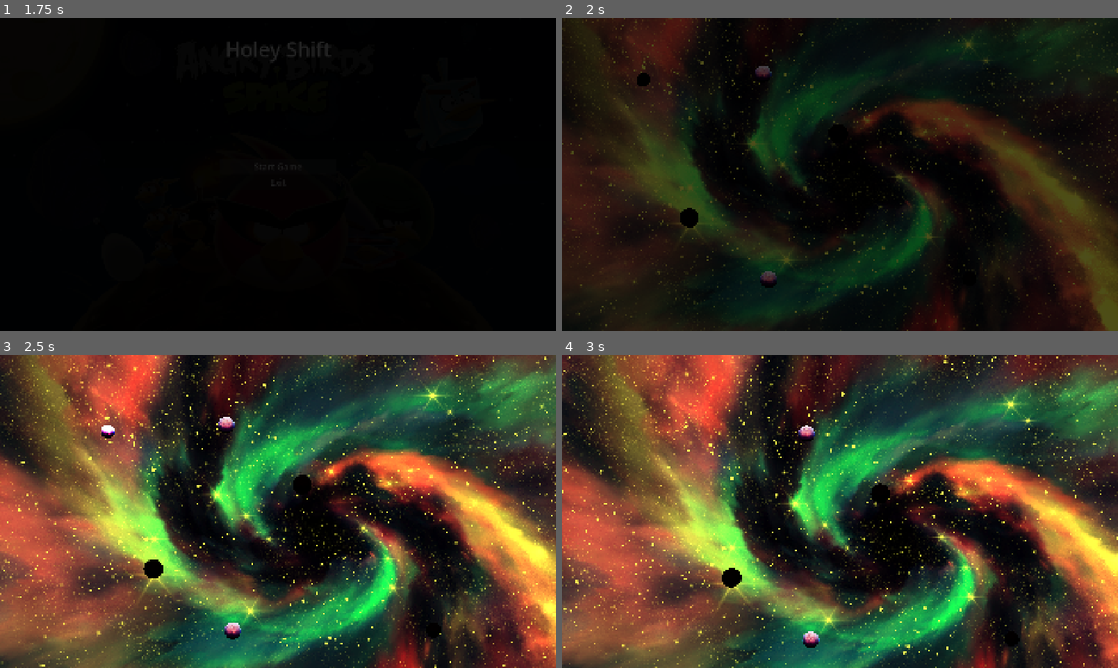
Above: before the commit, frames 1-4 (two rows, left to right).
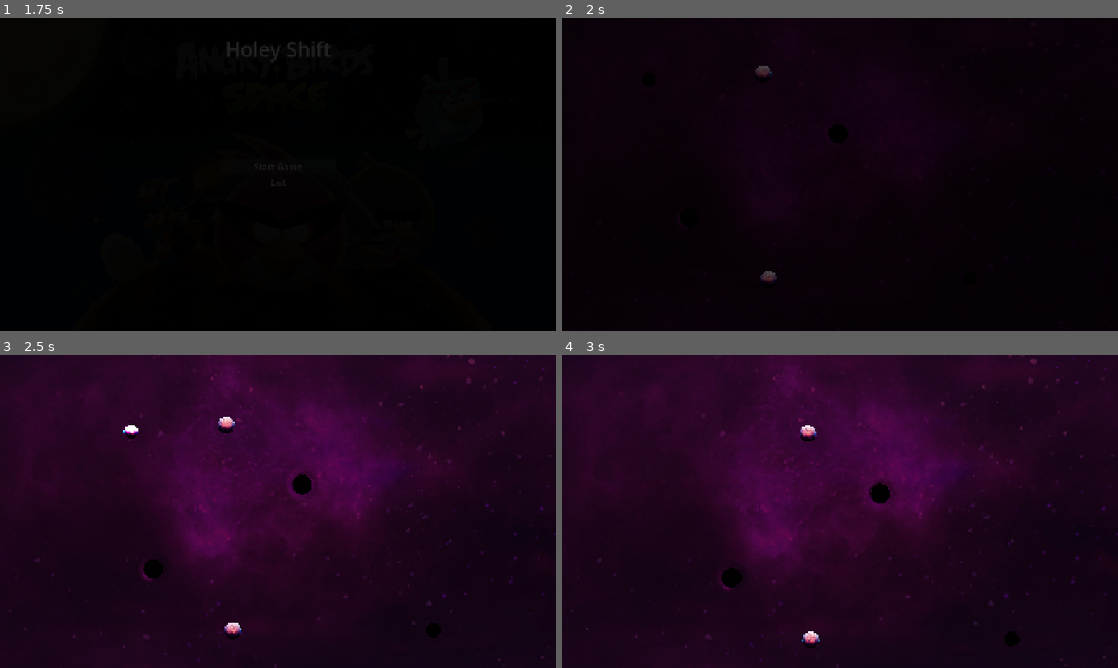
Above: after the commit, the same moments.

Repository: jandabrowski125/shift-hole
Game: Godot game, scene res://src/Main.tscn
The game is run twice, just before and just after one commit, with the same random seed, the same clock (stepped at 60 frames per second) and the same inputs.
Inputs:
- Up to frame 1 (1.75 s): hold Shift (shift) 0.53-1.25 s; click "Start Game" at 1.25 s
- Up to frame 2 (2 s): no input
- Up to frame 3 (2.5 s): tap Shift (shift) at 2.1 s
- Up to frame 4 (3 s): hold Shift (shift) from 2.78 s (still down)

Frame 1 is identical in both runs. In frame 2, 45% of the frame differs, in the area x 0-100%, y 0-100%; in frame 3, 91%; in frame 4, 90%.

Commit message:
Lensing effect and a couple of changes (#20)
* zrobie troche syfu ale wyczyszcze potem obiecuje

* feat: lensing on multiple objects

* refactor: cleanup

* refactor: uncomment

* backgrounds

Diff:
--- /dev/null
+++ b/assets/curves/player_lensing_curve.tres
@@ -0,0 +1,6 @@
+[gd_resource type="Curve" format=3 uid="uid://bmkudu8s3l5vd"]
+
+[resource]
+_limits = [-1.0, 1.0, 0.0, 1.0]
+_data = [Vector2(0, 0), 0.0, 0.0, 0, 0, Vector2(0.083333336, -0.65413547), 0.0, 0.0, 0, 0, Vector2(0.5, 0), 0.0, 0.0, 0, 0]
+point_count = 3
--- /dev/null
+++ b/src/gameplay/collidable/lensing.gdshader
@@ -0,0 +1,39 @@
+//shader_type canvas_item;
+//
+//uniform float proximity_factor : hint_range(0.0, 0.2) = 0.0;
+//uniform vec2 stretch_direction = vec2(0,0);
+//const vec2 center = vec2(0.5,0.5);
+//
+//void vertex()
+//{
+	//vec2 ver = VERTEX;
+	//float distance = dot(ver, stretch_direction);
+	//if (distance > 0.0) {
+		////corners are stretched more due to bigger distance to center, but maybe enough for now
+		//ver += stretch_direction * proximity_factor * distance;
+		//VERTEX = ver;
+	//}
+//}
+//
+//void fragment() {
+	//vec2 uv = UV;
+	//float distance = dot(uv - center, stretch_direction);
+	//if (distance > 0.0) {
+		//uv += (stretch_direction * -1.0) * distance * proximity_factor;
+	//}
+	//COLOR = texture(TEXTURE, uv) * COLOR;
+//}
+
+shader_type canvas_item;
+
+uniform sampler2D SCREEN_TEXTURE : hint_screen_texture, filter_nearest;
+uniform sampler2D curve;
+uniform float strength : hint_range(-1, 1) = 0.5;
+
+void fragment() {
+	vec2 vecToCenter = vec2(0.5) - UV;
+	float distToCenter = length(vecToCenter);
+	float curveVal = texture(curve, vec2(distToCenter)).r;
+	vec2 diff = normalize(vecToCenter) * strength * curveVal;
+	COLOR = texture(SCREEN_TEXTURE, SCREEN_UV - diff);
+}
--- a/src/gameplay/collidable/pixel_camera.gdshader
+++ /dev/null
@@ -1,33 +0,0 @@
-shader_type canvas_item;
-
-uniform float pixelation : hint_range(0.001, 0.1) = 0.01;
-uniform sampler2D SCREEN_TEXTURE : hint_screen_texture, filter_linear_mipmap;
-uniform float opacity : hint_range(0.0, 1.0) = 1.0;
-
-void fragment() {
-    // Calculate pixel dimensions with screen aspect correction
-    vec2 viewport_size = vec2(1.0 / SCREEN_PIXEL_SIZE.x, 1.0 / SCREEN_PIXEL_SIZE.y);
-    float aspect = float(viewport_size.x) / float(viewport_size.y);
-	vec2 pixel_size = vec2(pixelation / aspect, pixelation);
-
-    // Calculate grid aligned UV coordinates
-    vec2 coord = SCREEN_UV;
-
-    // Round to nearest pixel boundary to prevent edge shimmer
-    coord = (floor(coord / pixel_size) + 0.5) * pixel_size;
-
-    // Add small edge tolerance
-    float edge_tolerance = 0.001;
-    coord = clamp(coord, pixel_size * 0.5 + edge_tolerance, 1.0 - pixel_size * 0.5 - edge_tolerance);
-
-    // Sample with explicit LOD to prevent mipmap shimmer
-    vec4 color = textureLod(SCREEN_TEXTURE, coord, 0.0);
-
-    // Apply anti-alias at edges
-    vec2 uv_delta = fwidth(SCREEN_UV);
-    vec2 edge_dist = smoothstep(vec2(0.0), uv_delta * 2.0, SCREEN_UV) *
-                     smoothstep(vec2(0.0), uv_delta * 2.0, vec2(1.0) - SCREEN_UV);
-    float edge_factor = edge_dist.x * edge_dist.y;
-	color.a = opacity * edge_factor;
-    COLOR = color;
-}
--- /dev/null
+++ b/src/gameplay/collidable/pixelate_camera.gdshader
@@ -0,0 +1,23 @@
+shader_type canvas_item;
+
+uniform float pixelation : hint_range(0, 1) = 0.341; //0.341 works fine
+uniform sampler2D SCREEN_TEXTURE : hint_screen_texture, filter_linear_mipmap;
+uniform float opacity : hint_range(0.0, 1.0) = 1.0;
+
+void fragment() {
+	vec2 viewport_size = vec2(1.0 / SCREEN_PIXEL_SIZE.x, 1.0 / SCREEN_PIXEL_SIZE.y);
+	float aspect = float(viewport_size.x) / float(viewport_size.y);
+	vec2 pixel_size = vec2((pixelation / 100.0) / aspect, pixelation / 100.0);
+	vec2 coord = SCREEN_UV;
+	coord = (floor(coord / pixel_size) + 0.5) * pixel_size;
+
+	float edge_tolerance = 0.001;
+	coord = clamp(coord, pixel_size * 0.5 + edge_tolerance, 1.0 - pixel_size * 0.5 - edge_tolerance);
+
+	vec4 color = textureLod(SCREEN_TEXTURE, coord, 0.0);
+	vec2 uv_delta = fwidth(SCREEN_UV);
+	vec2 edge_dist = smoothstep(vec2(0.0), uv_delta * 2.0, SCREEN_UV) * smoothstep(vec2(0.0), uv_delta * 2.0, vec2(1.0) - SCREEN_UV);
+	float edge_factor = edge_dist.x * edge_dist.y;
+	color.a = opacity * edge_factor;
+	COLOR = color;
+}
--- a/src/gameplay/collidable/planet.tscn
+++ b/src/gameplay/collidable/planet.tscn
@@ -13,5 +13,5 @@
 scale = Vector2(0.03, 0.03)
 texture = ExtResource("1_cktii")
 
-[node name="CollisionShape2D2" type="CollisionShape2D" parent="." unique_id=1228483197]
+[node name="CollisionShape2D" type="CollisionShape2D" parent="." unique_id=1228483197]
 shape = SubResource("CircleShape2D_cfwyv")
--- a/src/gameplay/collidable/player_animated.tscn
+++ /dev/null
@@ -1,59 +0,0 @@
-[gd_scene format=3 uid="uid://bg1kfwwdv5yhv"]
-
-[ext_resource type="Script" uid="uid://y0e1gmccb5u5" path="res://src/gameplay/player.gd" id="1_ui2hb"]
-[ext_resource type="Texture2D" uid="uid://c8bdvhm4ocvvt" path="res://assets/sprites/planet.png" id="2_kvxsh"]
-[ext_resource type="Shader" uid="uid://dfbuqsq8c0p3l" path="res://src/gameplay/collidable/spaghetticiation.gdshader" id="2_loycq"]
-
-[sub_resource type="ShaderMaterial" id="ShaderMaterial_57pba"]
-shader = ExtResource("2_loycq")
-shader_parameter/proximity_factor = 0.0
-shader_parameter/stretch_direction = Vector2(0, 0)
-
-[sub_resource type="CircleShape2D" id="CircleShape2D_cfwyv"]
-radius = 19.0
-
-[sub_resource type="CircleShape2D" id="CircleShape2D_2ybf6"]
-radius = 881.0959
-
-[sub_resource type="CircleShape2D" id="CircleShape2D_88rhy"]
-radius = 19.026299
-
-[node name="Player" type="RigidBody2D" unique_id=851073145 groups=["players"]]
-mass = 100.0
-script = ExtResource("1_ui2hb")
-
-[node name="Sprite2D" type="Sprite2D" parent="." unique_id=1109438795]
-modulate = Color(0.00027977204, 0.00027977204, 0.00027977204, 1)
-material = SubResource("ShaderMaterial_57pba")
-scale = Vector2(0.025, 0.025)
-texture = ExtResource("2_kvxsh")
-
-[node name="CollisionTrigger" type="Area2D" parent="." unique_id=80762426]
-collision_layer = 10
-collision_mask = 2
-input_pickable = false
-gravity_point = true
-gravity_point_center = Vector2(0, 0)
-gravity_direction = Vector2(0, 0)
-
-[node name="CollisionShape2D" type="CollisionShape2D" parent="CollisionTrigger" unique_id=117535692]
-shape = SubResource("CircleShape2D_cfwyv")
-debug_color = Color(0, 0.008664037, 0.0122821415, 0.41960785)
-
-[node name="GravityArea2D" type="Area2D" parent="." unique_id=824226226]
-collision_layer = 2
-collision_mask = 2
-gravity_space_override = 1
-gravity_point = true
-gravity_point_unit_distance = 60.0
-gravity_point_center = Vector2(0, 0)
-gravity_direction = Vector2(0, 0)
-
-[node name="CollisionShape2D" type="CollisionShape2D" parent="GravityArea2D" unique_id=773216362]
-shape = SubResource("CircleShape2D_2ybf6")
-debug_color = Color(0.22352941, 0, 0.9882353, 0.09019608)
-
-[node name="CollisionShape2D" type="CollisionShape2D" parent="." unique_id=380145062]
-shape = SubResource("CircleShape2D_88rhy")
-
-[connection signal="body_entered" from="CollisionTrigger" to="." method="_on_collision_trigger_body_entered"]
--- a/src/gameplay/collidable/static_celestial.tscn
+++ b/src/gameplay/collidable/static_celestial.tscn
@@ -1,8 +1,10 @@
 [gd_scene format=3 uid="uid://i8ucdg1y72yq"]
 
-[ext_resource type="Shader" uid="uid://dfbuqsq8c0p3l" path="res://src/gameplay/collidable/spaghetticiation.gdshader" id="3_57pba"]
 [ext_resource type="Script" uid="uid://d21xd83eanwpk" path="res://src/gameplay/collidable/static_celestial.gd" id="1_kf5nv"]
 [ext_resource type="Texture2D" uid="uid://c8bdvhm4ocvvt" path="res://assets/sprites/planet.png" id="1_y1760"]
+[ext_resource type="Shader" uid="uid://2dqdmgdqcgwp" path="res://src/gameplay/collidable/lensing.gdshader" id="2_x17na"]
+[ext_resource type="Shader" uid="uid://dfbuqsq8c0p3l" path="res://src/gameplay/collidable/event_horizon_stretching.gdshader" id="3_57pba"]
+[ext_resource type="Curve" uid="uid://bmkudu8s3l5vd" path="res://assets/curves/player_lensing_curve.tres" id="3_l8ye7"]
 
 [sub_resource type="CircleShape2D" id="CircleShape2D_cfwyv"]
 radius = 1643.0195
@@ -13,7 +15,15 @@
 [sub_resource type="CircleShape2D" id="CircleShape2D_ppd8k"]
 radius = 43.011627
 
-[sub_resource type="ShaderMaterial" id="ShaderMaterial_cfwyv"]
+[sub_resource type="CurveTexture" id="CurveTexture_ppd8k"]
+curve = ExtResource("3_l8ye7")
+
+[sub_resource type="ShaderMaterial" id="ShaderMaterial_2ybf6"]
+shader = ExtResource("2_x17na")
+shader_parameter/curve = SubResource("CurveTexture_ppd8k")
+shader_parameter/strength = 0.5
+
+[sub_resource type="ShaderMaterial" id="ShaderMaterial_pstoq"]
 shader = ExtResource("3_57pba")
 shader_parameter/proximity_factor = 0.0
 shader_parameter/stretch_direction = Vector2(0, 0)
@@ -53,9 +63,15 @@
 [node name="CollisionShape2D" type="CollisionShape2D" parent="." unique_id=209044130]
 shape = SubResource("CircleShape2D_ppd8k")
 
+[node name="LensingEffect" type="Sprite2D" parent="." unique_id=140408206]
+material = SubResource("ShaderMaterial_2ybf6")
+scale = Vector2(0.1, 0.1)
+texture = ExtResource("1_y1760")
+
 [node name="Sprite2D" type="Sprite2D" parent="." unique_id=1992204393]
 modulate = Color(0.012617188, 0, 0, 1)
-material = SubResource("ShaderMaterial_cfwyv")
+z_index = 1
+material = SubResource("ShaderMaterial_pstoq")
 scale = Vector2(0.06, 0.06)
 texture = ExtResource("1_y1760")
 
--- a/src/gameplay/collidable/main_camera.tscn
+++ b/src/gameplay/main_camera.tscn
@@ -1,6 +1,6 @@
 [gd_scene format=3 uid="uid://dtkykabsvy1gl"]
 
-[ext_resource type="Script" uid="uid://dp4ym62qr3fen" path="res://scripts/main_camera.gd" id="1_8hayu"]
+[ext_resource type="Script" uid="uid://dp4ym62qr3fen" path="res://src/gameplay/main_camera.gd" id="1_8hayu"]
 
 [node name="MainCamera" type="Camera2D" unique_id=163096440]
 script = ExtResource("1_8hayu")
--- a/src/gameplay/player.gd
+++ b/src/gameplay/player.gd
@@ -50,6 +50,7 @@
 			"stretch_direction",
 			global_position.direction_to(nearest_danger)
 		)
+		print("Proximity factor: ", calculate_proximity_factor(global_position.distance_to(nearest_danger)))
 
 func _on_collision_trigger_body_entered(body: Node2D) -> void:
 	if body is RigidBody2D:
@@ -84,20 +85,25 @@
 		$GravityArea2D.gravity *= -1
 
 		var base = $Sprite2D.scale
+		var lensing_base = $LensingEffect.scale
 		var c = 0.0 if isBlack else maxColorIntensity
 
 		var t = create_tween()
 		if isBlack:
 			# white -> black
 			t.tween_property($Sprite2D, "scale", Vector2.ZERO, switchDuration / 3)
+			t.parallel().tween_property($LensingEffect, "scale", Vector2.ZERO, switchDuration / 3)
 			t.tween_property($Sprite2D, "modulate", Color(c, c, c), switchDuration / 3)
-			t.tween_property($Sprite2D, "scale", base, switchDuration / 3) \
+			t.tween_property($Sprite2D, "scale", base, switchDuration / 3)
+			t.tween_property($LensingEffect, "scale", lensing_base, switchDuration / 3) \
 				.set_trans(Tween.TRANS_ELASTIC).set_ease(Tween.EASE_OUT)
 		else:
 			# black -> white
 			t.tween_property($Sprite2D, "scale", base * Vector2(1.3, 0.7), 0.08)
+			t.parallel().tween_property($LensingEffect, "scale", lensing_base * Vector2(1.3, 0.7), 0.08)
 			t.parallel().tween_property($Sprite2D, "modulate", Color(c, c, c), 0.08)
-			t.tween_property($Sprite2D, "scale", base, 0.4) \
+			t.tween_property($Sprite2D, "scale", base, 0.4)
+			t.parallel().tween_property($LensingEffect, "scale", lensing_base, 0.4) \
 				.set_trans(Tween.TRANS_ELASTIC).set_ease(Tween.EASE_OUT)
 
 		t.finished.connect(func(): isSwitching = false)
--- a/src/gameplay/player.tscn
+++ b/src/gameplay/player.tscn
@@ -1,7 +1,23 @@
-[gd_scene format=3 uid="uid://dxho1h5kuf7kf"]
+[gd_scene format=3 uid="uid://bg1kfwwdv5yhv"]
 
-[ext_resource type="Script" uid="uid://y0e1gmccb5u5" path="res://src/gameplay/player.gd" id="1_dvmro"]
-[ext_resource type="Texture2D" uid="uid://c8bdvhm4ocvvt" path="res://assets/sprites/planet.png" id="1_pok6h"]
+[ext_resource type="Script" uid="uid://y0e1gmccb5u5" path="res://src/gameplay/player.gd" id="1_ui2hb"]
+[ext_resource type="Shader" uid="uid://2dqdmgdqcgwp" path="res://src/gameplay/collidable/lensing.gdshader" id="2_6uvm6"]
+[ext_resource type="Texture2D" uid="uid://c8bdvhm4ocvvt" path="res://assets/sprites/planet.png" id="2_kvxsh"]
+[ext_resource type="Shader" uid="uid://dfbuqsq8c0p3l" path="res://src/gameplay/collidable/event_horizon_stretching.gdshader" id="2_loycq"]
+[ext_resource type="Curve" uid="uid://bmkudu8s3l5vd" path="res://assets/curves/player_lensing_curve.tres" id="3_2mwc2"]
+
+[sub_resource type="CurveTexture" id="CurveTexture_w1w8j"]
+curve = ExtResource("3_2mwc2")
+
+[sub_resource type="ShaderMaterial" id="ShaderMaterial_c8hd2"]
+shader = ExtResource("2_6uvm6")
+shader_parameter/curve = SubResource("CurveTexture_w1w8j")
+shader_parameter/strength = 0.5
+
+[sub_resource type="ShaderMaterial" id="ShaderMaterial_57pba"]
+shader = ExtResource("2_loycq")
+shader_parameter/proximity_factor = 0.0
+shader_parameter/stretch_direction = Vector2(0, 0)
 
 [sub_resource type="CircleShape2D" id="CircleShape2D_cfwyv"]
 radius = 19.0
@@ -14,17 +30,27 @@
 
 [node name="Player" type="RigidBody2D" unique_id=851073145 groups=["players"]]
 mass = 100.0
-script = ExtResource("1_dvmro")
+script = ExtResource("1_ui2hb")
+
+[node name="LensingEffect" type="Sprite2D" parent="." unique_id=733233559]
+material = SubResource("ShaderMaterial_c8hd2")
+scale = Vector2(0.04, 0.04)
+texture = ExtResource("2_kvxsh")
 
 [node name="Sprite2D" type="Sprite2D" parent="." unique_id=1109438795]
 modulate = Color(0.00027977204, 0.00027977204, 0.00027977204, 1)
+z_index = 1
+material = SubResource("ShaderMaterial_57pba")
 scale = Vector2(0.025, 0.025)
-texture = ExtResource("1_pok6h")
+texture = ExtResource("2_kvxsh")
 
 [node name="CollisionTrigger" type="Area2D" parent="." unique_id=80762426]
-collision_layer = 2
+collision_layer = 10
 collision_mask = 2
 input_pickable = false
+gravity_point = true
+gravity_point_center = Vector2(0, 0)
+gravity_direction = Vector2(0, 0)
 
 [node name="CollisionShape2D" type="CollisionShape2D" parent="CollisionTrigger" unique_id=117535692]
 shape = SubResource("CircleShape2D_cfwyv")
--- a/src/levels/level1/level_1.tscn
+++ b/src/levels/level1/level_1.tscn
@@ -1,22 +1,19 @@
 [gd_scene format=3 uid="uid://m7igh4attb1"]
 
-[ext_resource type="PackedScene" uid="uid://dxho1h5kuf7kf" path="res://src/gameplay/player.tscn" id="1_dkiwr"]
+[ext_resource type="PackedScene" uid="uid://bg1kfwwdv5yhv" path="res://src/gameplay/player.tscn" id="1_dkiwr"]
 [ext_resource type="PackedScene" uid="uid://i8ucdg1y72yq" path="res://src/gameplay/collidable/static_celestial.tscn" id="2_4bfy7"]
 [ext_resource type="PackedScene" uid="uid://c317eworr75ky" path="res://src/ui/away_pointer.tscn" id="3_n18jc"]
 
 [node name="TestArena" type="Node2D" unique_id=877537602]
 
 [node name="Player" parent="." unique_id=851073145 instance=ExtResource("1_dkiwr")]
-position = Vector2(174, 174)
-startVelocityX = 300.0
 
 [node name="StaticCelestial" parent="." unique_id=1448866130 instance=ExtResource("2_4bfy7")]
 position = Vector2(560.00006, 581)
 scale = Vector2(0.575, 0.575)
 
-[node name="AwayPointer" parent="." unique_id=1176296153 node_paths=PackedStringArray("target") instance=ExtResource("3_n18jc")]
+[node name="AwayPointer" parent="." unique_id=1176296153 instance=ExtResource("3_n18jc")]
 position = Vector2(-92.99994, 41.000122)
-target = NodePath("../Player")
 
 [node name="Camera2D" type="Camera2D" parent="." unique_id=1143849959]
 position = Vector2(960, 540)
--- a/src/levels/test_arena/test_arena.tscn
+++ b/src/levels/test_arena/test_arena.tscn
@@ -1,46 +1,30 @@
 [gd_scene format=3 uid="uid://c4oriu76eth52"]
 
-[ext_resource type="PackedScene" uid="uid://bg1kfwwdv5yhv" path="res://src/gameplay/collidable/player_animated.tscn" id="1_m3eqb"]
-[ext_resource type="Shader" uid="uid://dfbuqsq8c0p3l" path="res://src/gameplay/collidable/spaghetticiation.gdshader" id="2_c8hd2"]
+[ext_resource type="PackedScene" uid="uid://bg1kfwwdv5yhv" path="res://src/gameplay/player.tscn" id="1_m3eqb"]
+[ext_resource type="Shader" uid="uid://dfbuqsq8c0p3l" path="res://src/gameplay/collidable/event_horizon_stretching.gdshader" id="2_c8hd2"]
+[ext_resource type="Texture2D" uid="uid://cp1voeq64sra7" path="res://assets/sprites/background_cloudy.png" id="2_w1w8j"]
 [ext_resource type="PackedScene" uid="uid://i8ucdg1y72yq" path="res://src/gameplay/collidable/static_celestial.tscn" id="3_w1w8j"]
 [ext_resource type="PackedScene" uid="uid://c317eworr75ky" path="res://src/ui/away_pointer.tscn" id="4_tvd4p"]
-[ext_resource type="PackedScene" uid="uid://dtkykabsvy1gl" path="res://src/gameplay/collidable/main_camera.tscn" id="5_eqpnh"]
+[ext_resource type="PackedScene" uid="uid://dtkykabsvy1gl" path="res://src/gameplay/main_camera.tscn" id="5_eqpnh"]
 [ext_resource type="PackedScene" uid="uid://d1fb6l57sxg4d" path="res://src/gameplay/collidable/planet.tscn" id="6_250wo"]
-[ext_resource type="Texture2D" uid="uid://be07og44ivoe7" path="res://assets/sprites/galaxy_background.jpg" id="7_pj4qw"]
-[ext_resource type="Shader" uid="uid://d4dc2bmayaatu" path="res://src/gameplay/collidable/pixel_camera.gdshader" id="8_henmx"]
+[ext_resource type="Shader" uid="uid://dbwxnyash2ukl" path="res://src/levels/test_arena/background_lensing.gdshader" id="7_w1w8j"]
+[ext_resource type="Shader" uid="uid://d4dc2bmayaatu" path="res://src/gameplay/collidable/pixelate_camera.gdshader" id="8_henmx"]
+
+[sub_resource type="ShaderMaterial" id="ShaderMaterial_kdj5c"]
+render_priority = 0
+shader = ExtResource("7_w1w8j")
 
 [sub_resource type="RectangleShape2D" id="RectangleShape2D_cfwyv"]
 size = Vector2(428, 234)
 
 [sub_resource type="ShaderMaterial" id="ShaderMaterial_2ybf6"]
 shader = ExtResource("8_henmx")
-shader_parameter/pixelation = 0.0070000003325
-shader_parameter/opacity = 0.0
+shader_parameter/pixelation = 0.7010000332975
+shader_parameter/opacity = 0.298000014155
 
-[node name="TestArena" type="Node2D" unique_id=877537602]
-
-[node name="Player" parent="." unique_id=851073145 instance=ExtResource("1_m3eqb")]
-position = Vector2(406, 271)
-shader = ExtResource("2_c8hd2")
-
-[node name="StaticCelestial" parent="." unique_id=1448866130 instance=ExtResource("3_w1w8j")]
-position = Vector2(924, 414)
-scale = Vector2(0.575, 0.575)
-shader = ExtResource("2_c8hd2")
-
-[node name="StaticCelestial2" parent="." unique_id=1479741982 instance=ExtResource("3_w1w8j")]
-position = Vector2(529, 638)
-scale = Vector2(0.575, 0.575)
-shader = ExtResource("2_c8hd2")
-
-[node name="StaticCelestial3" parent="." unique_id=1890405709 instance=ExtResource("3_w1w8j")]
-position = Vector2(1273, 800)
-scale = Vector2(0.44, 0.44)
-shader = ExtResource("2_c8hd2")
-
-[node name="AwayPointer" parent="." unique_id=1176296153 node_paths=PackedStringArray("target") instance=ExtResource("4_tvd4p")]
-position = Vector2(-92.99994, 41.000122)
-target = NodePath("../Player")
+[node name="BackgroundSprite" type="Sprite2D" unique_id=1230745236]
+z_index = -1
+material = SubResource("ShaderMaterial_kdj5c")
 
 [node name="CameraBoundary" type="Area2D" parent="." unique_id=1434549381]
 position = Vector2(960, 540)
@@ -53,26 +37,59 @@
 player = NodePath("../../Player")
 camera_boundary = NodePath("..")
 
+[node name="BackgroundSprite2D" type="Sprite2D" parent="CameraBoundary/MainCamera" unique_id=1125420232]
+modulate = Color(0.8901961, 0.3529412, 0.37254903, 1)
+z_index = -1
+scale = Vector2(1.08, 1.08)
+texture = ExtResource("2_w1w8j")
+
 [node name="CameraBoundaryShape" type="CollisionShape2D" parent="CameraBoundary" unique_id=118333850]
 position = Vector2(-1, -2)
 shape = SubResource("RectangleShape2D_cfwyv")
 
+[node name="Planet2" parent="." unique_id=649626695 instance=ExtResource("6_250wo")]
+position = Vector2(738.99994, 801.99994)
+scale = Vector2(0.99999994, 0.99999994)
+
 [node name="Planet" parent="." unique_id=524732889 instance=ExtResource("6_250wo")]
-position = Vector2(724, 256)
+position = Vector2(723.99994, 255.99998)
+scale = Vector2(0.99999994, 0.99999994)
 
-[node name="Planet2" parent="." unique_id=649626695 instance=ExtResource("6_250wo")]
-position = Vector2(739, 802)
+[node name="StaticCelestial" parent="." unique_id=1448866130 instance=ExtResource("3_w1w8j")]
+position = Vector2(923.9999, 413.99994)
+scale = Vector2(0.57499987, 0.57499987)
+shader = ExtResource("2_c8hd2")
 
-[node name="Sprite2D" type="Sprite2D" parent="." unique_id=1230745236]
-modulate = Color(1.3928474, 1.3928474, 0.3541538, 1)
-z_index = -10
-position = Vector2(959.00006, 540)
-scale = Vector2(0.6, 0.6)
-texture = ExtResource("7_pj4qw")
+[node name="StaticCelestial2" parent="." unique_id=1479741982 instance=ExtResource("3_w1w8j")]
+position = Vector2(529, 638)
+scale = Vector2(0.575, 0.575)
+shader = ExtResource("2_c8hd2")
+
+[node name="StaticCelestial3" parent="." unique_id=1890405709 instance=ExtResource("3_w1w8j")]
+position = Vector2(1273, 800.00006)
+scale = Vector2(0.44, 0.44)
+shader = ExtResource("2_c8hd2")
+
+[node name="BackBufferCopy" type="BackBufferCopy" parent="." unique_id=1166681486]
+position = Vector2(405.99988, 271)
+scale = Vector2(0.9999996, 0.9999996)
+copy_mode = 2
+
+[node name="Player" parent="." unique_id=851073145 instance=ExtResource("1_m3eqb")]
+position = Vector2(405.99985, 271)
+scale = Vector2(0.99999946, 0.99999946)
+shader = ExtResource("2_c8hd2")
+startVelocityX = 100.0
+
+[node name="AwayPointer" parent="." unique_id=1176296153 node_paths=PackedStringArray("target") instance=ExtResource("4_tvd4p")]
+position = Vector2(-92.99993, 41.000122)
+scale = Vector2(0.99999994, 0.99999994)
+target = NodePath("../Player")
 
 [node name="CanvasLayer" type="CanvasLayer" parent="." unique_id=1957077379]
 
 [node name="PixelateEffect" type="ColorRect" parent="CanvasLayer" unique_id=1549638312]
+visible = false
 material = SubResource("ShaderMaterial_2ybf6")
 anchors_preset = 15
 anchor_right = 1.0
Binary file added: assets/sprites/background_cloudy.png
Not shown, added: assets/sprites/background_cloudy.png.import
Binary file added: assets/sprites/background_painty.png
Not shown, added: assets/sprites/background_painty.png.import
Renamed: src/gameplay/collidable/spaghetticiation.gdshader.uid -> src/gameplay/collidable/event_horizon_stretching.gdshader.uid
Not shown, added: src/gameplay/collidable/lensing.gdshader.uid
Renamed: src/gameplay/collidable/pixel_camera.gdshader.uid -> src/gameplay/collidable/pixelate_camera.gdshader.uid
Not shown, changed: src/gameplay/collidable/spaghetti_particles.gd.uid
Renamed: src/gameplay/collidable/main_camera.gd -> src/gameplay/main_camera.gd
Renamed: src/gameplay/collidable/main_camera.gd.uid -> src/gameplay/main_camera.gd.uid
Empty file added: src/levels/test_arena/background.gd
Not shown, added: src/levels/test_arena/background.gd.uid
(and 2 more such lines)
